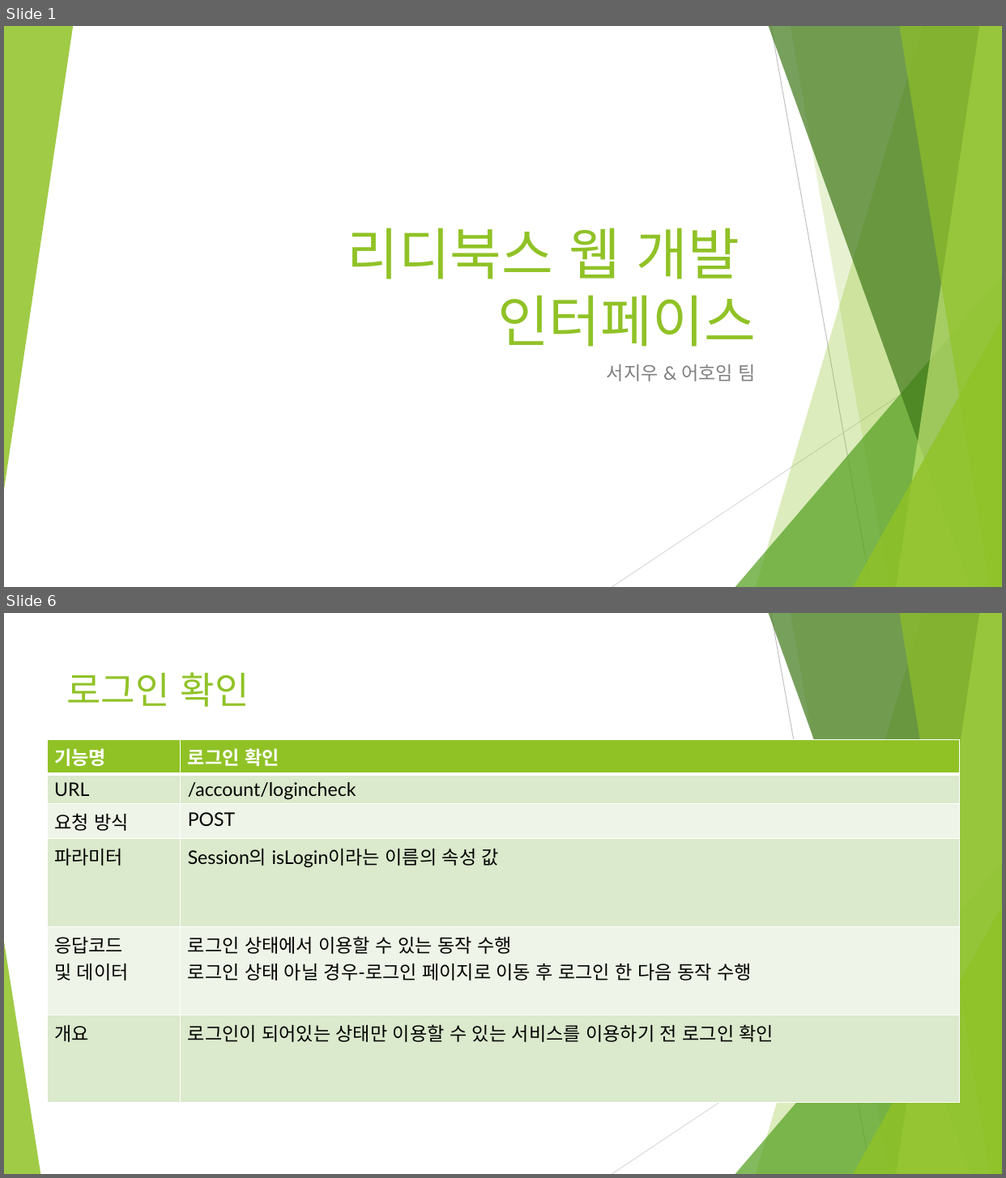
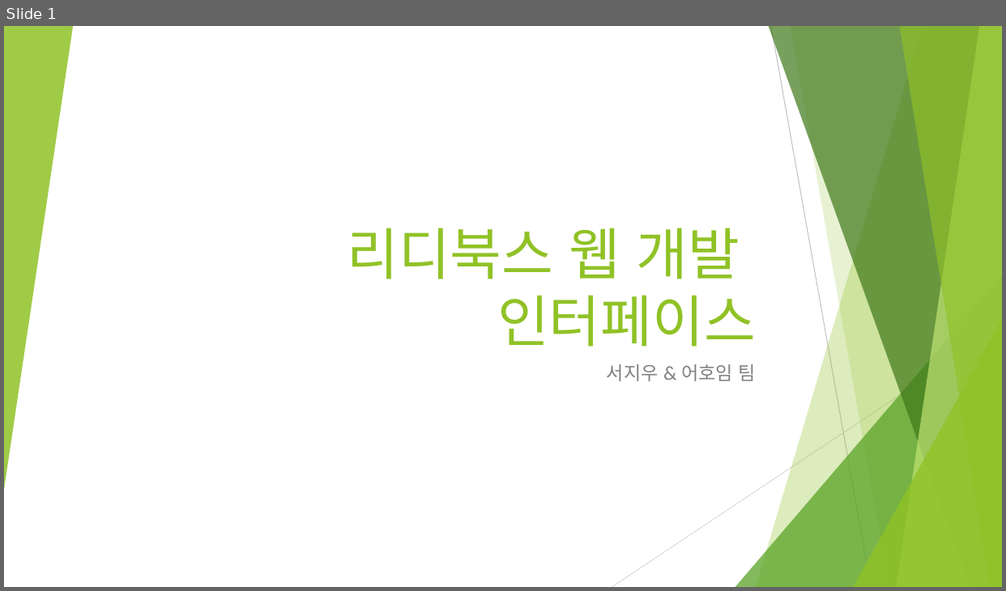
Before and after one commit to ridibooks-web/ridibooks, a slide deck: 리디북스 인터페이스.pptx. Shown one above the other, each under a label of ours: slides 1 and 6 before the commit, slide 1 after it; the slides between them are not shown. The pictures are 1006x1178 and 1006x591 pixels, drawn with LibreOffice and Linux fonts; fonts in the diff are those of the drawing. Boxes give left, top, right and bottom in pixels: in the first picture for what was removed or moved away, otherwise in the second. Text is boxed around its words. In the diff, an @@ line names an element or a change of style, - is before the commit and + after.

Commit message:
인터페이스 수정본과 테이블 정의서 수정본

```diff
--- a/리디북스 인터페이스.pptx
+++ b/리디북스 인터페이스.pptx
@@ slide 6 removed at (x1=4, y1=613, x2=1002, y2=1174), background #FFFFFF; not listed: 9 template elements that a slide beside it also shows @@
@@ text removed at (x1=66, y1=672, x2=249, y2=707) @@
-로그인 확인
@@ table removed at (x1=47, y1=739, x2=960, y2=1093), 6 rows, 2 columns @@
-기능명 | 로그인 확인
-URL | /account/logincheck
-요청 방식 | POST
-파라미터 | Session의 isLogin이라는 이름의 속성 값
-응답코드 / 및 데이터 | 로그인 상태에서 이용할 수 있는 동작 수행 / 로그인 상태 아닐 경우-로그인 페이지로 이동 후 로그인 한 다음 동작 수행
-개요 | 로그인이 되어있는 상태만 이용할 수 있는 서비스를 이용하기 전 로그인 확인
@@ triangle removed at (x1=4, y1=942, x2=40, y2=1174) @@
```
Also in this commit, not shown: 14 slides changed, 4 slides added, 6 other slides removed, 1 other file.
